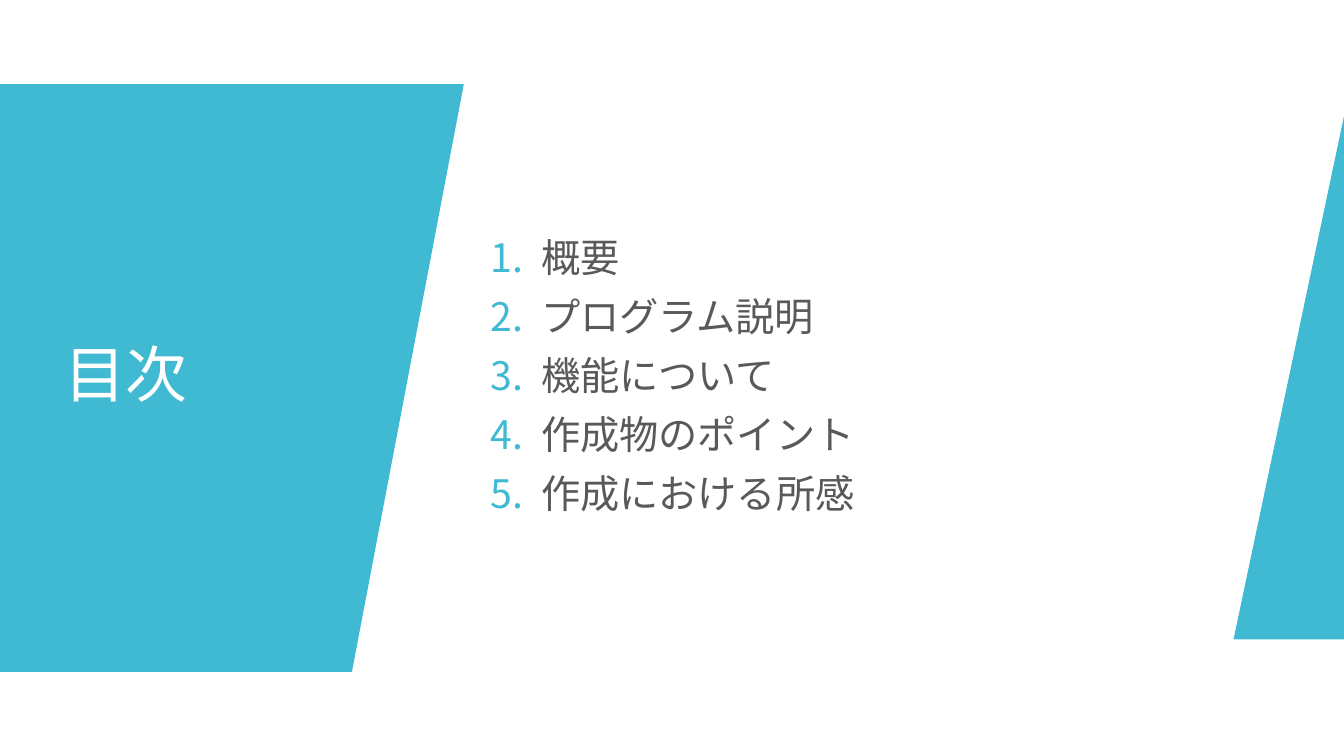
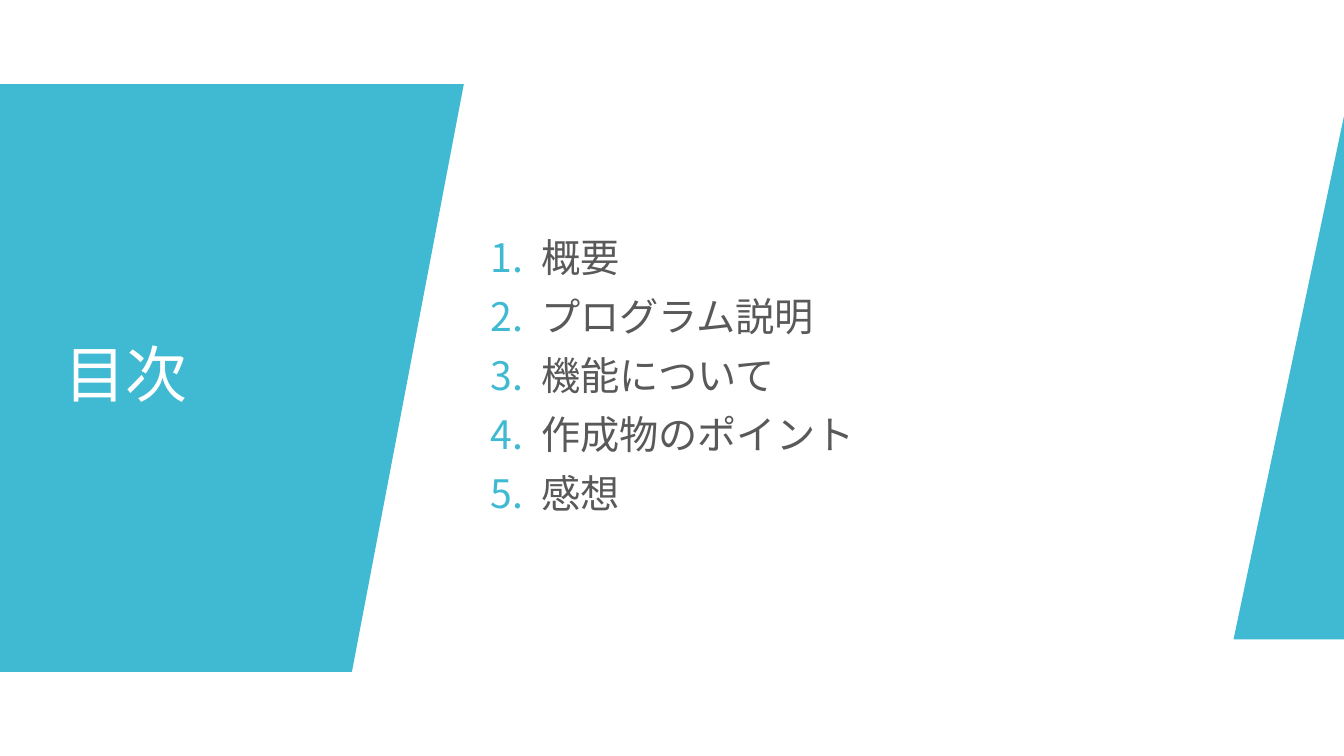
Before and after one commit to ShotaArima/OpenGL-StopWatch, a slide deck: slide 2 of 発表資料.pptx. Drawn at 1344x756 pixels with LibreOffice and Linux fonts; fonts in the diff are those of the drawing. Boxes give left, top, right and bottom in pixels: in the first picture for what was removed or moved away, otherwise in the second. Text is boxed around its words. In the diff, an @@ line names an element or a change of style, - is before the commit and + after.

```diff
--- a/発表資料.pptx
+++ b/発表資料.pptx
@@ text at <box>541,475,619,511</box>: text changed @@
-5. 作成における所感
+5. 感想
```
Also in this commit, not shown: 7 other slides changed, 7 slides added, 1 slide removed, 8 other files.
